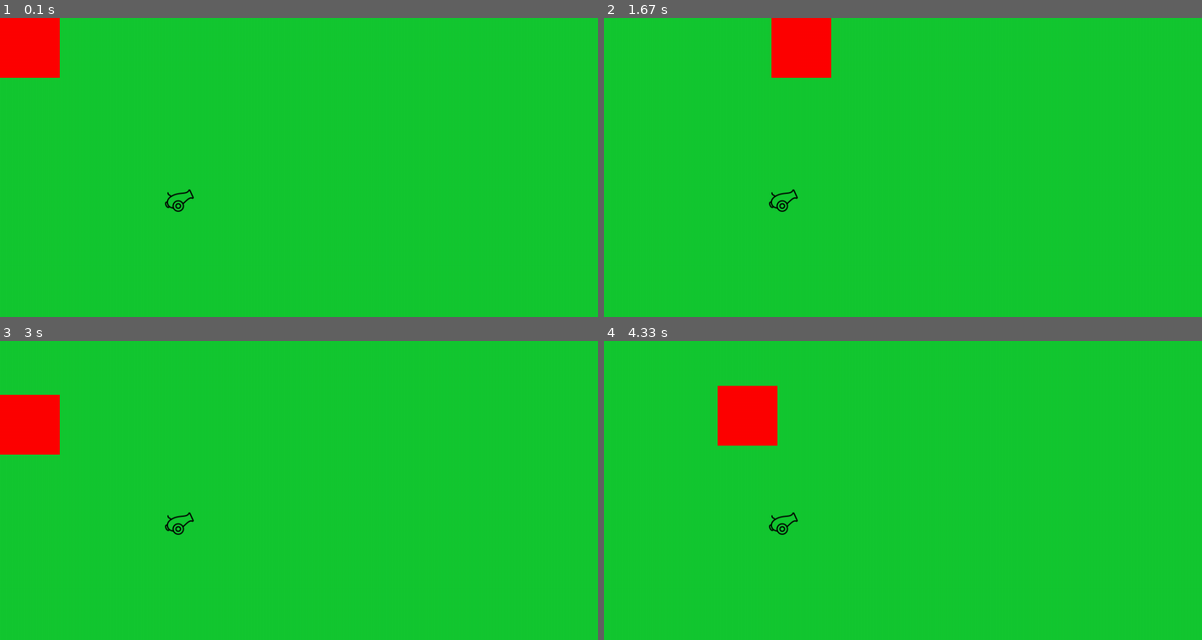
Above: before the commit, frames 1-4 (two rows, left to right).
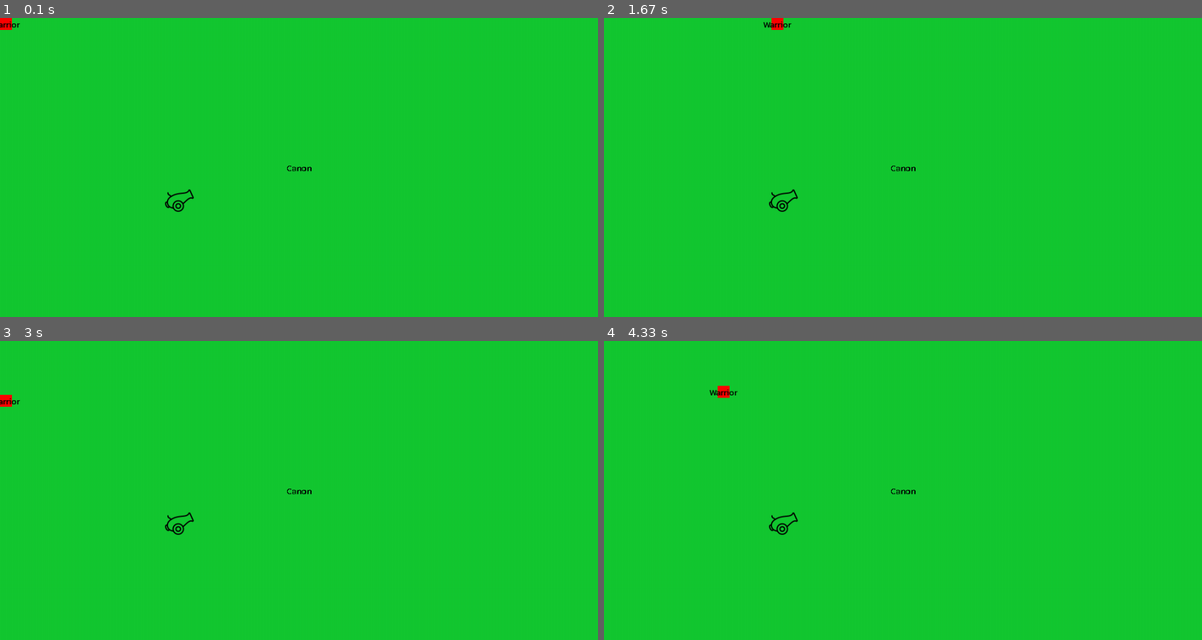
Above: after the commit, the same moments.

Repository: Nockiest/pygame-battleforge.
Game: pygame game, started from app.py
Same seed, same stepped clock (60 frames per second), same inputs: the game is played once before the commit and once after it.
Inputs (mouse positions are in pixels of both pictures, inside the frame that each line leads up to):
- Up to frame 1 (0.1 s): no input
- Up to frame 2 (1.67 s): hold Right 0.33-0.8 s; move the mouse to (879, 179) at 0.37 s; hold Right 1.17-1.63 s
- Up to frame 3 (3 s): hold Left 1.67-2.2 s; hold Down 2.23-2.53 s; hold Left 2.57-2.97 s
- Up to frame 4 (4.33 s): hold Up 3-3.37 s; hold Right 3.4-4.03 s; hold Down from 4.07 s (still down)

The runs differ from the first frame. In frame 1, 2.0% of the frame differs, in the area x 0-53%, y 0-52%; in frame 2, 2.0%; in frame 3, 2.0%; in frame 4, 2.0%, in the area x 17-53%, y 14-52%.

Commit message:
text over the unit

Diff:
--- a/app.py
+++ b/app.py
@@ -10,7 +10,7 @@
 screen = pygame.display.set_mode((width, height))
 fonts = pygame.font.get_fonts()
 # colors
-GREEN, WHITE, BLSCK, RED, BLUE, YELLOW = colors_tuple
+GREEN, WHITE, BLACK, RED, BLUE, YELLOW = colors_tuple
 
 
 # main_font = pygame.font.SysFont()
@@ -19,16 +19,17 @@
 # system_text = system_font.render("Battelfield", True, black, None)
 # system_text_rect = system_text.get_rect()
 # system_text_rect.midtop = (width//2, 0)
-# my_font = pygame.font.Font("fonts/Kanit-Regular.ttf", 40)
-# my_font_text = my_font.render("Canon", False, black, red)
-# my_font_text_rect = system_text.get_rect()
-# my_font_text_rect.center = (width//2, height//2)
+my_font = pygame.font.Font("fonts/Kanit-Regular.ttf", 15)
+my_font_text = my_font.render("Canon", False, BLACK, None)
+my_font_text_rect = my_font_text.get_rect()
+my_font_text_rect.center = (width//2, height//2)
 
 
 screen.fill(GREEN)
 
 # Create a Unit object with the desired attributes
-unit1 = Unit(hp=100, attack_range=3, base_movement=5, x=0, y=0, size=100, ammo=50, icon="Warrior")
+selected_unit = None
+unit1 = Unit(hp=100, attack_range=3, base_movement=5, x=0, y=0, size=20, ammo=50, icon="Warrior")
 
 # Accessing the attributes of the unit
 print("HP:", unit1.hp)
@@ -83,8 +84,14 @@
 
     screen.fill(GREEN)
     screen.blit(canon_img, canon_img_rect)
+    screen.blit(my_font_text, my_font_text_rect)
     unit_rect = pygame.Rect(unit1.x, unit1.y, unit1.size, unit1.size)  # Square with width and height of 50 pixels
     pygame.draw.rect(screen, RED, unit_rect)
+
+    text_surface = my_font.render(unit1.icon, True, BLACK)
+    text_rect = text_surface.get_rect(center=(unit1.x + unit1.size // 2, unit1.y + unit1.size // 2))
+    screen.blit(text_surface, text_rect)
+
     clock.tick(fps)
 
 # Ukončení pygame
